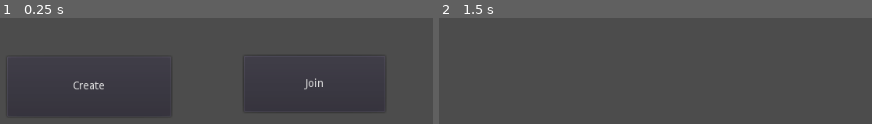
Above: before the commit, frames 1-2 (left to right).
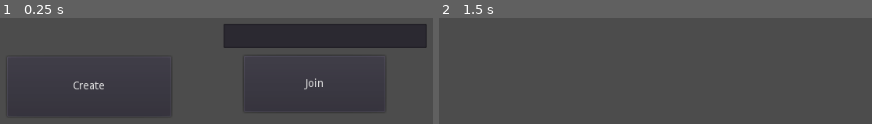
Above: after the commit, the same moments.

Repository: daniel-gmk/Project-WAS
Game: Godot game, scene res://root.tscn
Same seed, same stepped clock (60 frames per second), same inputs: the game is played once before the commit and once after it. The engine's default icon, where the game draws it, is replaced by a stand-in: a white triangle on a blue panel in a dark square.
Inputs (mouse positions are in pixels of both pictures, inside the frame that each line leads up to):
- Up to frame 1 (0.25 s): no input
- Up to frame 2 (1.5 s): click "Create" at 0.5 s; tap Enter at 1.25 s; move the mouse to (837, 102) at 1.27 s; press the mouse at (837, 102) at 1.28 s; hold D (right) from 1.28 s (still down)

The runs differ from the first frame. In frame 1, 11% of the frame differs, in the area x 51-99%, y 5-29%; in frame 2, nothing differs.

Commit message:
- Added linux as possible export for dedicated server down the road - Added ability to enter custom IP for external networking

Diff:
--- a/Control.gd
+++ b/Control.gd
@@ -11,5 +11,6 @@
 # Button function for joining server
 func _on_JoinButton_pressed():
 	var network = get_node("/root/Network")
-	network.join_server()
+	var text = get_node("LineEdit").get_text()
+	network.join_server(text)
 	get_parent().remove_child(self)
--- a/network.gd
+++ b/network.gd
@@ -22,18 +22,18 @@
 	var err = host.create_server(DEFAULT_PORT, MAX_PEERS)
 
 	if (err!=OK):
-		join_server()
+		join_server('127.0.0.1')
 		return
 
 	get_tree().set_network_peer(host)
 
 	spawn_player(1)
 
-func join_server():
+func join_server(ip):
 	player_name = 'Client'
 	var host    = NetworkedMultiplayerENet.new()
 
-	host.create_client('127.0.0.1', DEFAULT_PORT)
+	host.create_client(ip, DEFAULT_PORT)
 	get_tree().set_network_peer(host)
 
 func _player_connected(id):
--- a/root.tscn
+++ b/root.tscn
@@ -50,6 +50,12 @@
 "_edit_use_anchors_": false
 }
 
+[node name="LineEdit" type="LineEdit" parent="Control"]
+margin_left = 504.874
+margin_top = 138.593
+margin_right = 764.874
+margin_bottom = 169.593
+
 [node name="Camera" type="Camera2D" parent="."]
 current = true
 script = ExtResource( 6 )
Not shown, changed: export_presets.cfg
